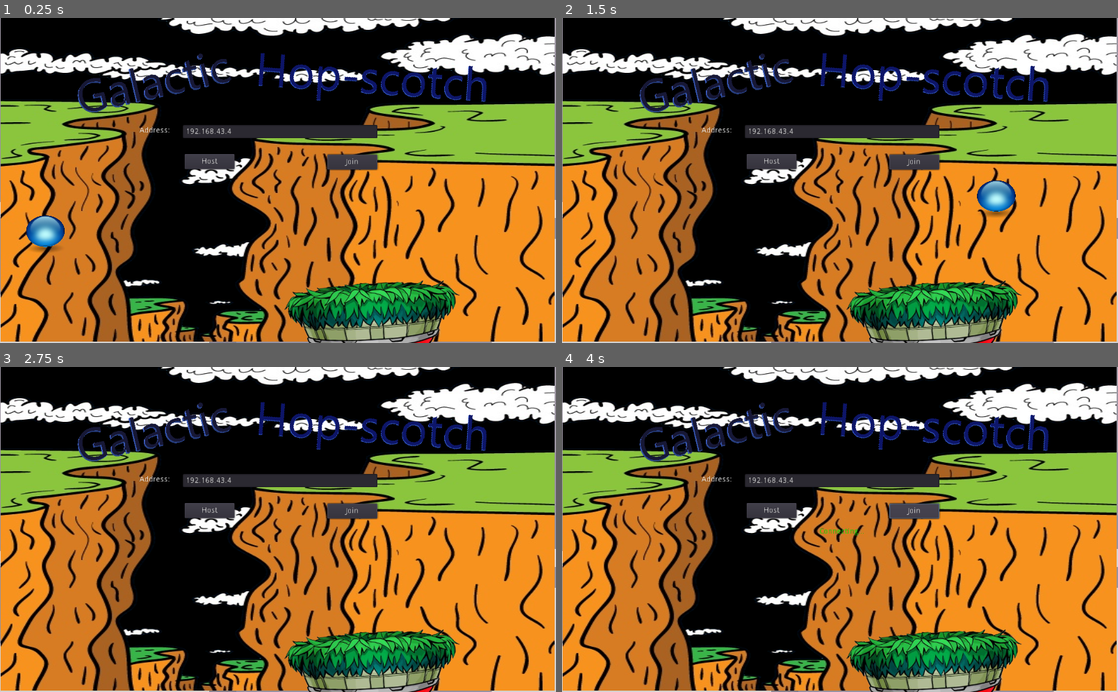
Above: before the commit, frames 1-4 (two rows, left to right).
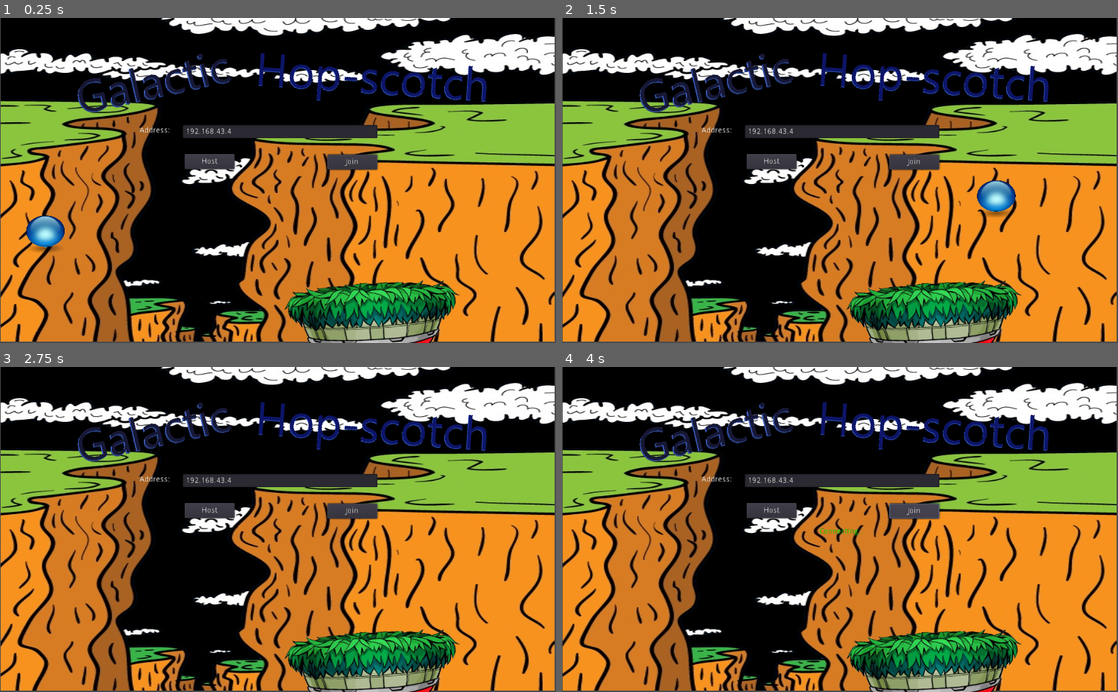
Above: after the commit, the same moments.

Repository: NykolaR/ggj2018
Game: Godot game, scene res://scenes/management/lobby.tscn
The game is run twice, just before and just after one commit, with the same random seed, the same clock (stepped at 60 frames per second) and the same inputs.
Inputs (mouse positions are in pixels of both pictures, inside the frame that each line leads up to):
- Up to frame 1 (0.25 s): no input
- Up to frame 2 (1.5 s): move the mouse to (962, 164) at 0.52 s; hold Right (right) 0.53-1.28 s; click (962, 164) at 0.6 s; tap Space (jump) at 0.77 s; move the mouse to (728, 196) at 1.27 s; hold Down (down) from 1.28 s (still down); click (728, 196) at 1.35 s
- Up to frame 3 (2.75 s): tap Space (jump) at 1.52 s; move the mouse to (333, 458) at 2.02 s; release Down (down) at 2.03 s; hold Right (right) from 2.03 s (still down); click (333, 458) at 2.1 s
- Up to frame 4 (4 s): release Right (right) at 2.75 s; click "Host" at 2.75 s; click "Join" at 3.5 s

The runs differ from the first frame. In frame 1, 0.7% of the frame differs, in the area x 0-100%, y 0-100%; in frame 2, 0.7%; in frame 3, 0.7%; in frame 4, 0.7%.

Commit message:
fixed camera angle

Diff:
--- a/scenes/level_scenes/level_framework/level_end.tscn
+++ b/scenes/level_scenes/level_framework/level_end.tscn
@@ -220,108 +220,7 @@
 } ]
 }
 
-[sub_resource type="ProceduralSky" id=8]
-
-radiance_size = 4
-sky_top_color = Color( 0.847656, 0.8214, 0.751633, 1 )
-sky_horizon_color = Color( 0.531614, 0.458435, 0.792969, 1 )
-sky_curve = 0.25
-sky_energy = 1.0
-ground_bottom_color = Color( 0.130241, 0.125977, 0.167969, 1 )
-ground_horizon_color = Color( 0.121623, 0.0925903, 0.160156, 1 )
-ground_curve = 0.01
-ground_energy = 1.0
-sun_color = Color( 0.570312, 0.570312, 0.570312, 1 )
-sun_latitude = 6.0
-sun_longitude = 0.0
-sun_angle_min = 1.0
-sun_angle_max = 10.61
-sun_curve = 0.42871
-sun_energy = 0.0
-texture_size = 2
-_sections_unfolded = [ "Ground", "Sky", "Sun" ]
-
-[sub_resource type="Environment" id=9]
-
-background_mode = 2
-background_sky = SubResource( 8 )
-background_sky_custom_fov = 0.0
-background_color = Color( 0.00704956, 0.0820312, 0.0591853, 1 )
-background_energy = 1.0
-background_canvas_max_layer = 0
-ambient_light_color = Color( 0.0273438, 0.0273438, 0.0273438, 1 )
-ambient_light_energy = 1.0
-ambient_light_sky_contribution = 1.0
-fog_enabled = false
-fog_color = Color( 0.5, 0.6, 0.7, 1 )
-fog_sun_color = Color( 1, 0.9, 0.7, 1 )
-fog_sun_amount = 0.0
-fog_depth_enabled = true
-fog_depth_begin = 10.0
-fog_depth_curve = 1.0
-fog_transmit_enabled = false
-fog_transmit_curve = 1.0
-fog_height_enabled = false
-fog_height_min = 0.0
-fog_height_max = 100.0
-fog_height_curve = 1.0
-tonemap_mode = 2
-tonemap_exposure = 1.0
-tonemap_white = 1.0
-auto_exposure_enabled = false
-auto_exposure_scale = 0.4
-auto_exposure_min_luma = 0.05
-auto_exposure_max_luma = 8.0
-auto_exposure_speed = 0.5
-ss_reflections_enabled = false
-ss_reflections_max_steps = 64
-ss_reflections_fade_in = 0.15
-ss_reflections_fade_out = 2.0
-ss_reflections_depth_tolerance = 0.2
-ss_reflections_roughness = true
-ssao_enabled = false
-ssao_radius = 1.0
-ssao_intensity = 1.0
-ssao_radius2 = 0.0
-ssao_intensity2 = 1.0
-ssao_bias = 0.01
-ssao_light_affect = 0.0
-ssao_color = Color( 0, 0, 0, 1 )
-ssao_quality = 0
-ssao_blur = 3
-ssao_edge_sharpness = 4.0
-dof_blur_far_enabled = false
-dof_blur_far_distance = 10.0
-dof_blur_far_transition = 5.0
-dof_blur_far_amount = 0.1
-dof_blur_far_quality = 1
-dof_blur_near_enabled = false
-dof_blur_near_distance = 2.0
-dof_blur_near_transition = 1.0
-dof_blur_near_amount = 0.1
-dof_blur_near_quality = 1
-glow_enabled = true
-glow_levels/1 = false
-glow_levels/2 = true
-glow_levels/3 = false
-glow_levels/4 = true
-glow_levels/5 = true
-glow_levels/6 = false
-glow_levels/7 = false
-glow_intensity = 1.0
-glow_strength = 1.0
-glow_bloom = 0.0
-glow_blend_mode = 1
-glow_hdr_threshold = 1.0
-glow_hdr_scale = 2.0
-glow_bicubic_upscale = true
-adjustment_enabled = false
-adjustment_brightness = 1.0
-adjustment_contrast = 1.0
-adjustment_saturation = 1.0
-_sections_unfolded = [ "Background", "Glow" ]
-
-[node name="level_end" type="Spatial"]
+[node name="level_end" type="Spatial" index="0"]
 
 transform = Transform( 1, 0, 0, 0, 1, 0, 0, 0, 1, 34.8584, 0, 0 )
 script = ExtResource( 1 )
@@ -478,27 +377,7 @@
 autoplay = ""
 _sections_unfolded = [ "Playback Options" ]
 
-[node name="Camera" type="Camera" parent="." index="9"]
-
-transform = Transform( 0.00624138, 0.291716, -0.956485, -0.0019035, 0.956505, 0.29171, 0.999979, 0, 0.00652519, -11.4632, 8.15451, 0 )
-keep_aspect = 1
-cull_mask = 1048575
-environment = null
-h_offset = 0.0
-v_offset = 0.0
-doppler_tracking = 0
-projection = 0
-current = false
-fov = 70.0
-size = 1.0
-near = 0.05
-far = 100.0
-
-[node name="WorldEnvironment" type="WorldEnvironment" parent="." index="10"]
-
-environment = SubResource( 9 )
-
-[node name="next_spawn" type="Position3D" parent="." index="11"]
+[node name="next_spawn" type="Position3D" parent="." index="9"]
 
 transform = Transform( 1, 0, 0, 0, 1, 0, 0, 0, 1, 13, 0, 0 )
 _sections_unfolded = [ "Transform" ]
--- a/scenes/management/game.tscn
+++ b/scenes/management/game.tscn
@@ -174,11 +174,14 @@
 "p1",
 ] instance=ExtResource( 2 )]
 
-editor/display_folded = true
-transform = Transform( -1.62921e-07, 0, -1, 0, 1, 0, 1, 0, -1.62921e-07, 0, 1.2, -3 )
+transform = Transform( 1, 0, 0, 0, 1, 0, 0, 0, 1, 0, 1.2, -3 )
 collision_layer = 2
 collision_mask = 9
 _sections_unfolded = [ "Collision", "Transform" ]
+
+[node name="cam_y" parent="player1/player" index="0"]
+
+transform = Transform( -1.62921e-07, 0, -1, 0, 1, 0, 1, 0, -1.62921e-07, 0, 0.5, 0 )
 
 [node name="camera" parent="player1/player/cam_y/cam_x" index="0"]
 
@@ -200,11 +203,14 @@
 "p2",
 ] instance=ExtResource( 2 )]
 
-editor/display_folded = true
-transform = Transform( -1.62921e-07, 0, -1, 0, 1, 0, 1, 0, -1.62921e-07, 0, 1.2, 3 )
+transform = Transform( 1, 0, 0, 0, 1, 0, 0, 0, 1, 0, 1.2, 3 )
 collision_layer = 4
 collision_mask = 17
 _sections_unfolded = [ "Collision", "Transform" ]
+
+[node name="cam_y" parent="player2/player" index="0"]
+
+transform = Transform( -1.62921e-07, 0, -1, 0, 1, 0, 1, 0, -1.62921e-07, 0, 0.5, 0 )
 
 [node name="camera" parent="player2/player/cam_y/cam_x" index="0"]
 
Not shown: 1 places in scenes/level_scenes/level_framework/level_end.tscn that only renumber resources
